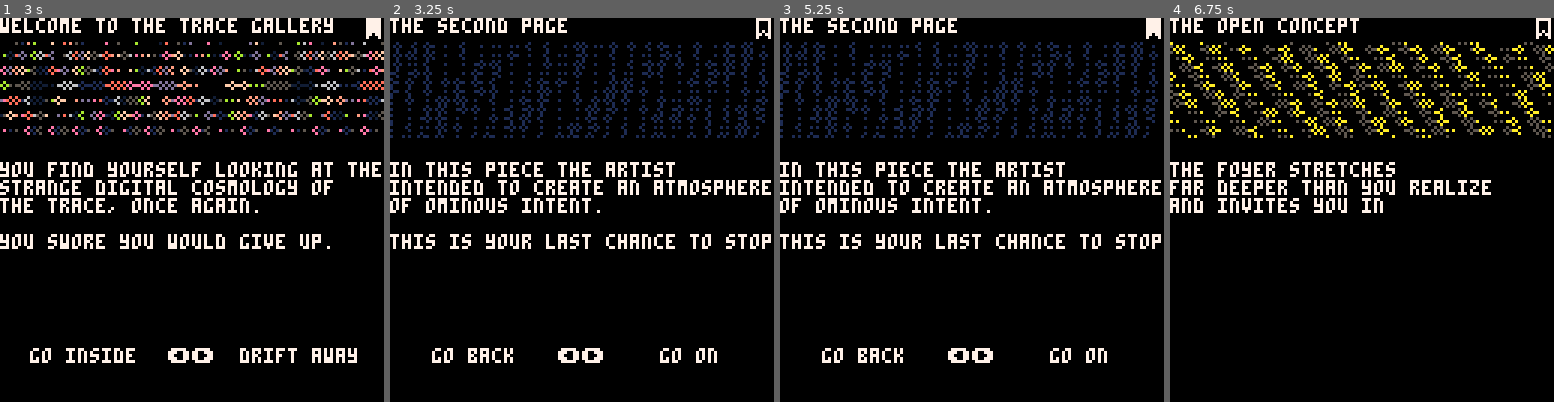
Above: before the commit, frames 1-4 (left to right).
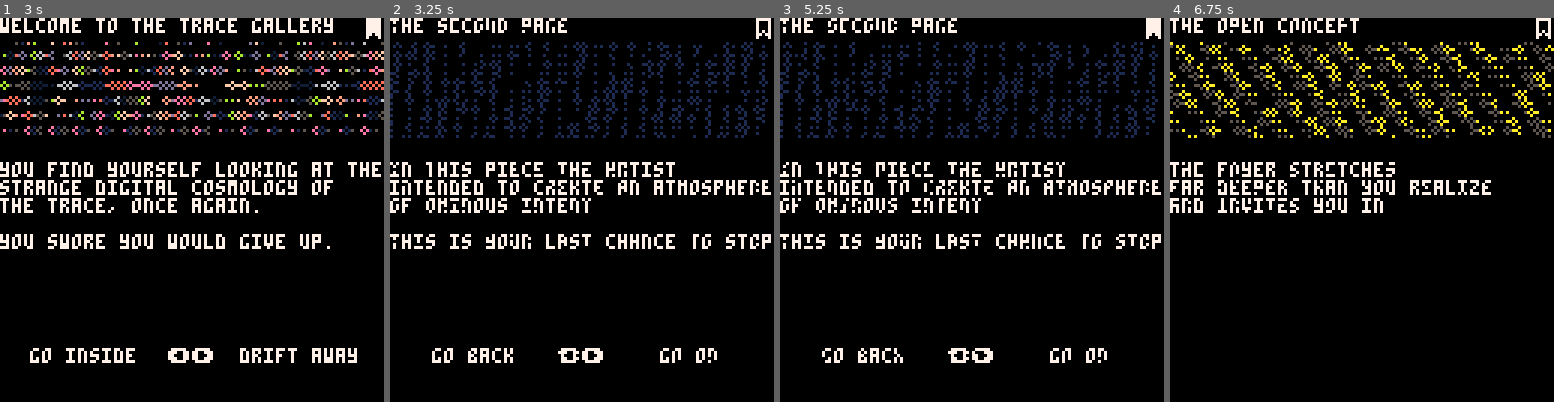
Above: after the commit, the same moments.

Repository: aebrer/pico8_carts
Game: PICO-8 cartridge games/the_trace/the_trace.p8
Same seed, same stepped clock (60 frames per second), same inputs: the game is played once before the commit and once after it.
Inputs:
- Up to frame 1 (3 s): tap X (X key) at 0.33, 1.07, 1.85, 2.97 s; tap O (Z key) at 0.7, 1.7, 2.1, 2.5, 2.9 s; hold Right 1.6-2.1 s; hold Up 2.15-2.42 s; hold Right from 2.47 s (still down)
- Up to frame 2 (3.25 s): release Right at 3.03 s; hold Left from 3.08 s (still down)
- Up to frame 3 (5.25 s): tap O (Z key) every 0.4 s from 3.3 to 4.9 s; release Left at 3.58 s; hold Down 3.63-3.97 s; hold Right 4.02-4.68 s; tap X (X key) at 4.08, 5.2 s; hold Up 4.73-5.03 s; hold Left from 5.08 s (still down)
- Up to frame 4 (6.75 s): tap O (Z key) every 0.4 s from 5.3 to 6.5 s; release Left at 5.68 s; hold Down 5.73-6.03 s; hold Right 6.08-6.58 s; tap X (X key) at 6.32 s; hold Right from 6.63 s (still down)

Frame 1 is identical in both runs. In frame 2, 0.7% of the frame differs, in the area x 0-100%, y 0-90%; in frame 3, 1.3%; in frame 4, 0.6%.

Commit message:
vfx layers added

Diff:
--- a/games/the_trace/the_trace.p8
+++ b/games/the_trace/the_trace.p8
@@ -2,6 +2,10 @@
 version 35
 __lua__
 -- init
+
+-- todo
+-- - function for handling dead ends
+
 lib={} -- library of all pages: title,page
 curr_page=nil -- current page
 prev_page=nil -- previous page
@@ -121,6 +125,9 @@
  curr_page:dis_logo()
  curr_page:dis_choices()
 
+ if(curr_page.vfx)curr_page:vfx()
+ if(bkmk and bkmk.vfx)bkmk:vfx()
+
  if(bkmk)spr(2,120,0)
  if(curr_page==bkmk)spr(1,120,0)
 
@@ -191,6 +198,12 @@
 "\n"..
 "this is your last chance to stop.\n"
 )
+function dither_noise()
+ for i=0,1000do
+ 	pset(rnd(128),rnd(128),0)
+ end
+end
+lib[tsp].vfx=dither_noise
 
 -- the open concept
 toc="the open concept"
